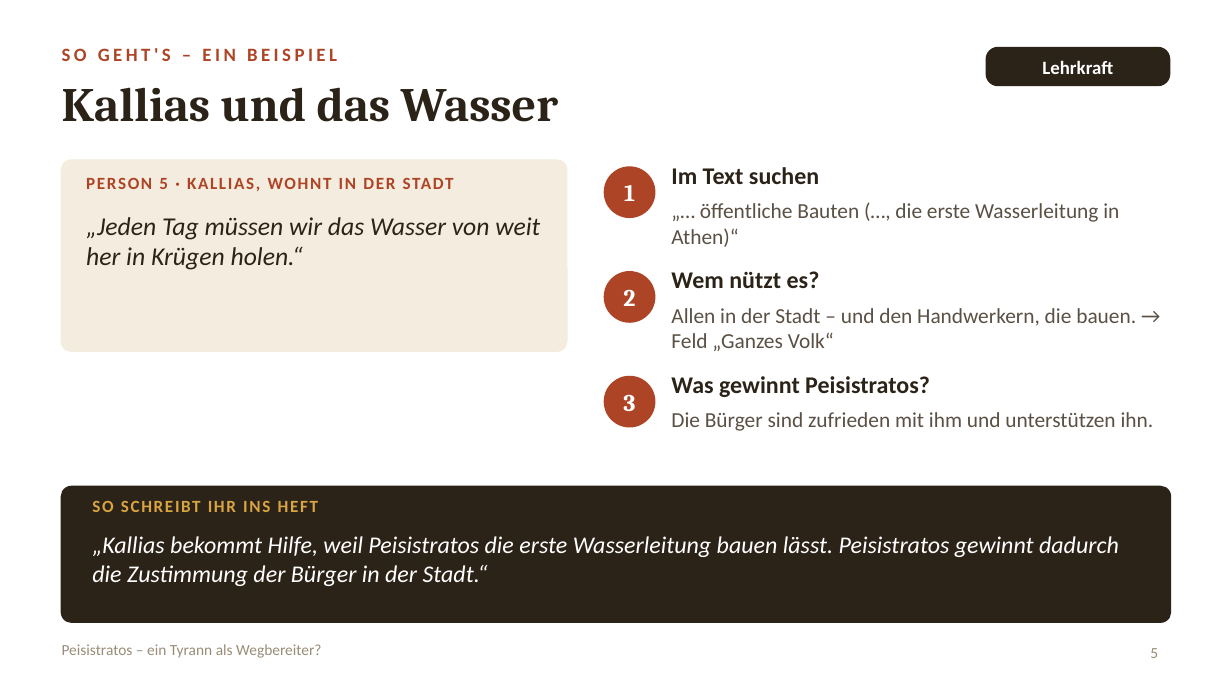
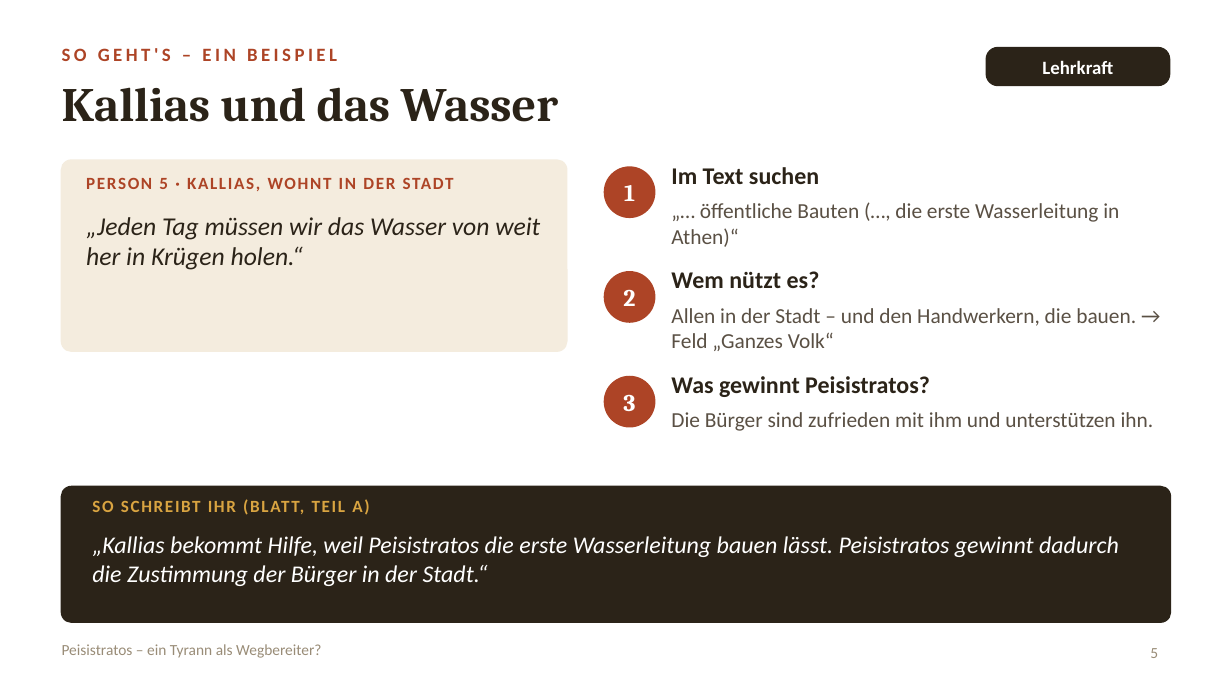
Before and after one commit to golzkonstantin-gif/Schule, a slide deck: slide 5 of Geschichte_11/Stunde_Peisistratos/Folien_Peisistratos.pptx. Drawn at 1232x693 pixels with LibreOffice and Linux fonts; fonts in the diff are those of the drawing. Boxes give left, top, right and bottom in pixels: in the first picture for what was removed or moved away, otherwise in the second. Text is boxed around its words. In the diff, an @@ line names an element or a change of style, - is before the commit and + after.

```diff
--- a/Geschichte_11/Stunde_Peisistratos/Folien_Peisistratos.pptx
+++ b/Geschichte_11/Stunde_Peisistratos/Folien_Peisistratos.pptx
@@ text at bbox=[92, 499, 369, 515]: text changed @@
-SO SCHREIBT IHR INS HEFT
+SO SCHREIBT IHR (BLATT, TEIL A)
```
Also in this commit, not shown: 2 other slides changed, 4 other files.
